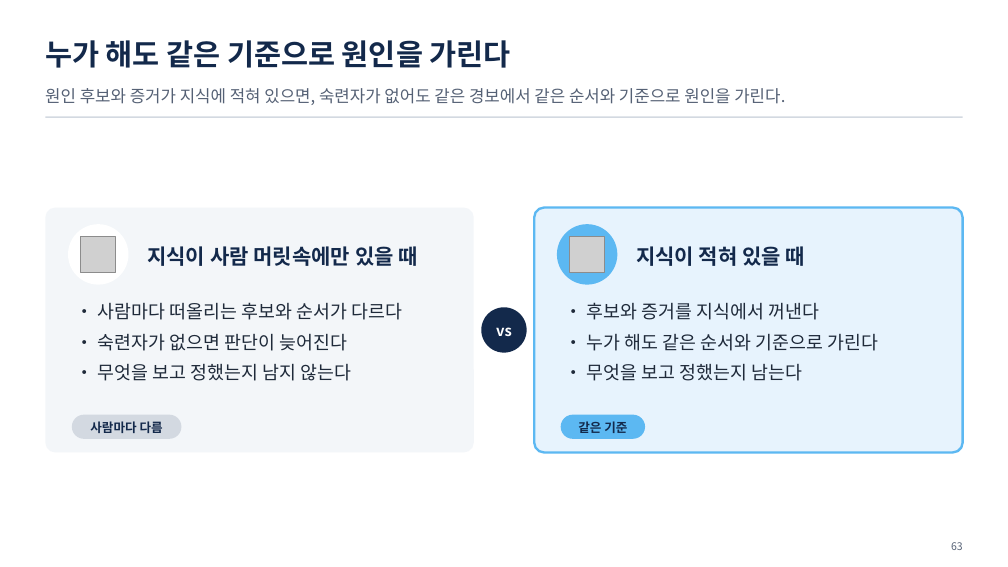
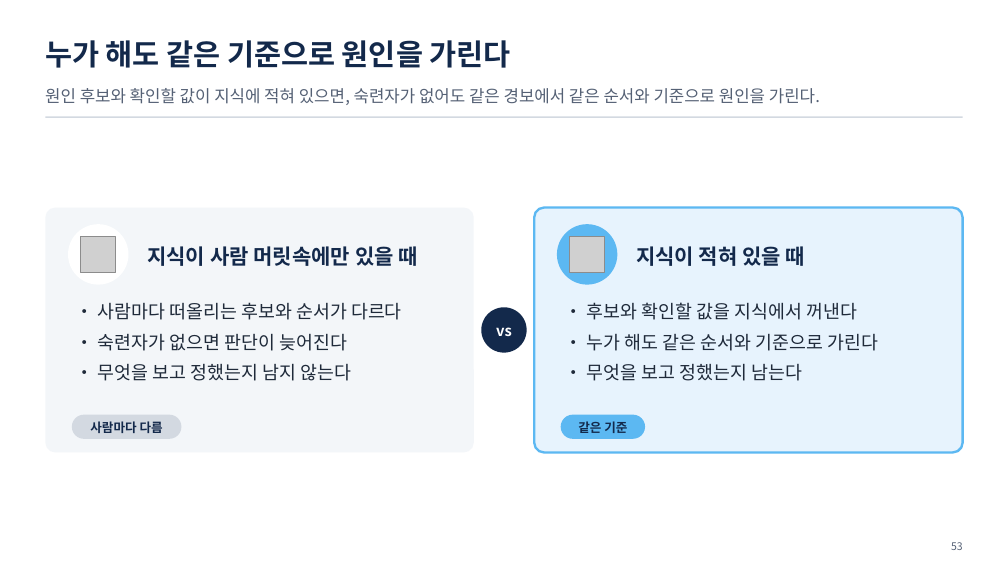
Before and after one commit to uengine-oss/hyd-iot-edu, a slide deck: slide 53 of workspace/강의제작/산출물/통합반/이론/01회차/통합반_01일차.pptx (slide 63 before the commit). Drawn at 1008x567 pixels with LibreOffice and Linux fonts; fonts in the diff are those of the drawing; grey boxes stand for pictures. Boxes give left, top, right and bottom in pixels: in the first picture for what was removed or moved away, otherwise in the second. Text is boxed around its words. In the diff, an @@ line names an element or a change of style, - is before the commit and + after.

```diff
--- a/workspace/강의제작/산출물/통합반/이론/01회차/통합반_01일차.pptx
+++ b/workspace/강의제작/산출물/통합반/이론/01회차/통합반_01일차.pptx
@@ text at (45,88,820,105): text changed @@
-원인 후보와 증거가 지식에 적혀 있으면, 숙련자가 없어도 같은 경보에서 같은 순서와 기준으로 원인을 가린다.
+원인 후보와 확인할 값이 지식에 적혀 있으면, 숙련자가 없어도 같은 경보에서 같은 순서와 기준으로 원인을 가린다.
@@ text at (587,302,857,320): text changed @@
-• 후보와 증거를 지식에서 꺼낸다
+• 후보와 확인할 값을 지식에서 꺼낸다
@@ text at (951,542,963,550): text changed @@
-63
+53
```
Also in this commit, not shown: 22 other slides changed, 2 slides added, 14 other files.
